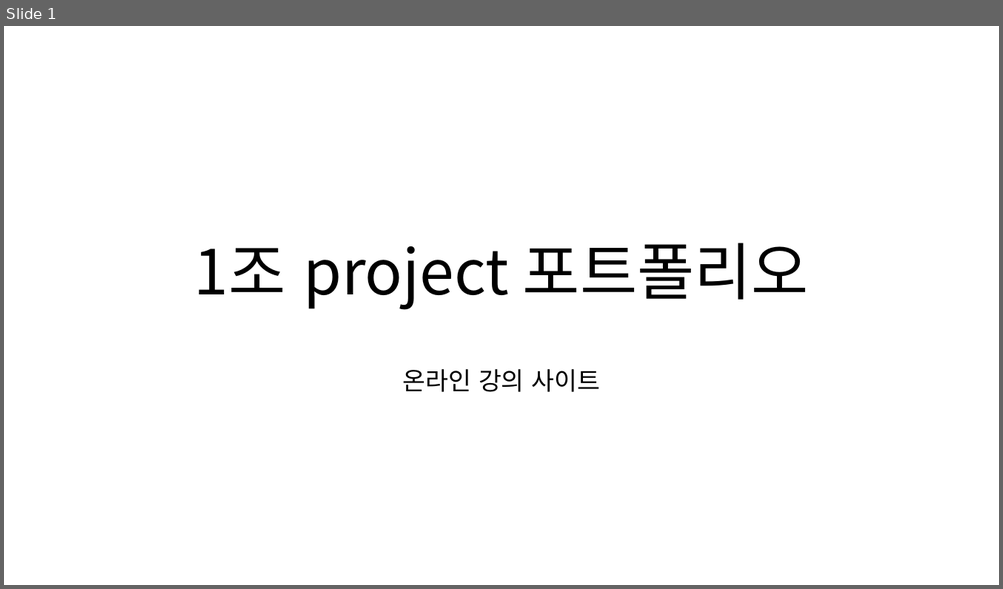
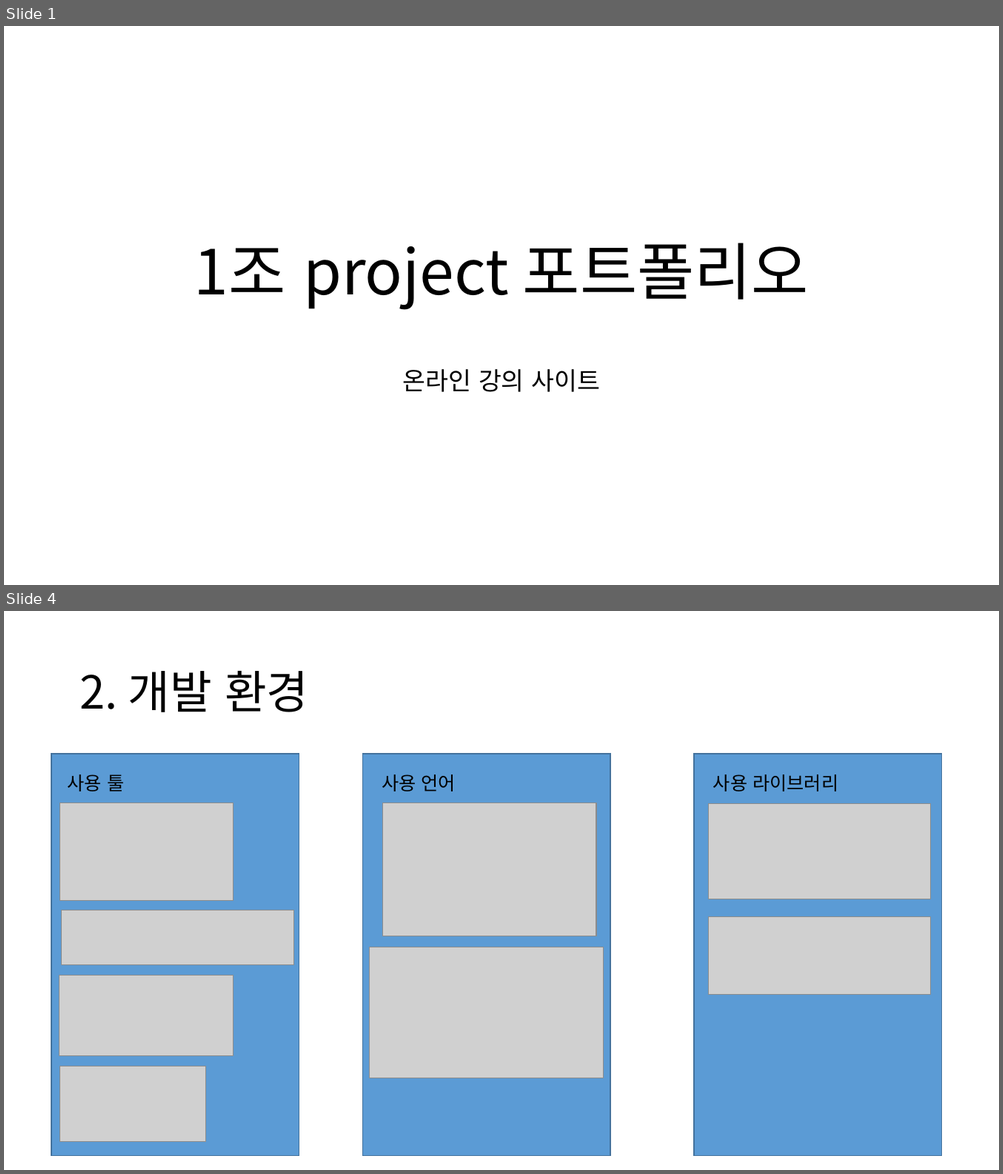
Before and after one commit to NALASAI/SelfIntroduction, a slide deck: 1조 project 포트폴리오(이력서용).pptx. Shown one above the other, each under a label of ours: slide 1 before the commit, slides 1 and 4 after it; the slides between them are not shown. The pictures are 1003x589 and 1003x1174 pixels, drawn with LibreOffice and Linux fonts; fonts in the diff are those of the drawing; grey boxes stand for pictures. Boxes give left, top, right and bottom in pixels: in the first picture for what was removed or moved away, otherwise in the second. Text is boxed around its words. In the diff, an @@ line names an element or a change of style, - is before the commit and + after.

```diff
--- a/1조 project 포트폴리오(이력서용).pptx
+++ b/1조 project 포트폴리오(이력서용).pptx
@@ slide 4 added at [4, 611, 999, 1170], background #FFFFFF @@
@@ title added at [79, 671, 308, 712], 44 pt, text #000000 @@
+2. 개발 환경
@@ rectangle added at [52, 755, 299, 1156], fill #5B9BD5, outline #43739E 1 pt @@
@@ rectangle added at [362, 755, 610, 1156], fill #5B9BD5, outline #43739E 1 pt @@
@@ rectangle added at [694, 755, 942, 1156], fill #5B9BD5, outline #43739E 1 pt @@
@@ text added at [68, 775, 124, 792], 18 pt, text #000000 @@
+사용 툴
@@ text added at [381, 775, 455, 792], 18 pt, text #000000 @@
+사용 언어
@@ text added at [713, 775, 838, 792], 18 pt, text #000000 @@
+사용 라이브러리
@@ picture added at [60, 803, 233, 900] @@
@@ picture added at [383, 803, 597, 937] @@
@@ picture added at [708, 803, 930, 899] @@
@@ picture added at [62, 911, 294, 965] @@
@@ picture added at [708, 917, 930, 994] @@
@@ picture added at [370, 948, 603, 1079] @@
@@ picture added at [60, 975, 233, 1056] @@
@@ picture added at [60, 1067, 206, 1142] @@
```
Also in this commit, not shown: 1 other slide added, 8 other files.
